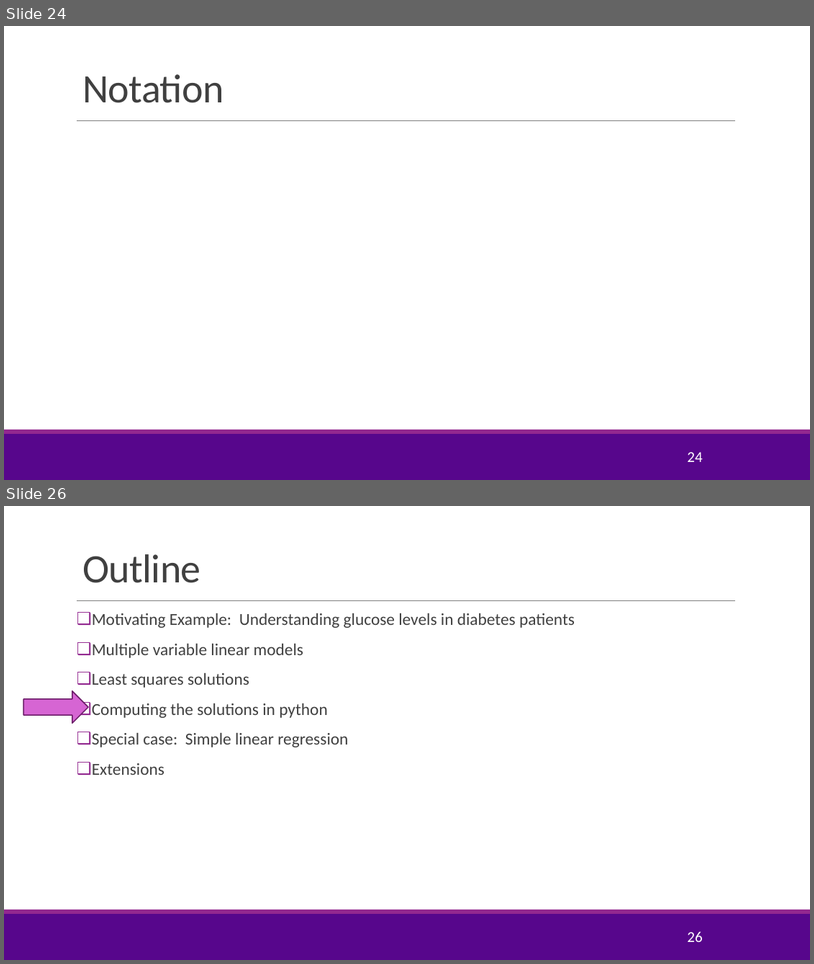
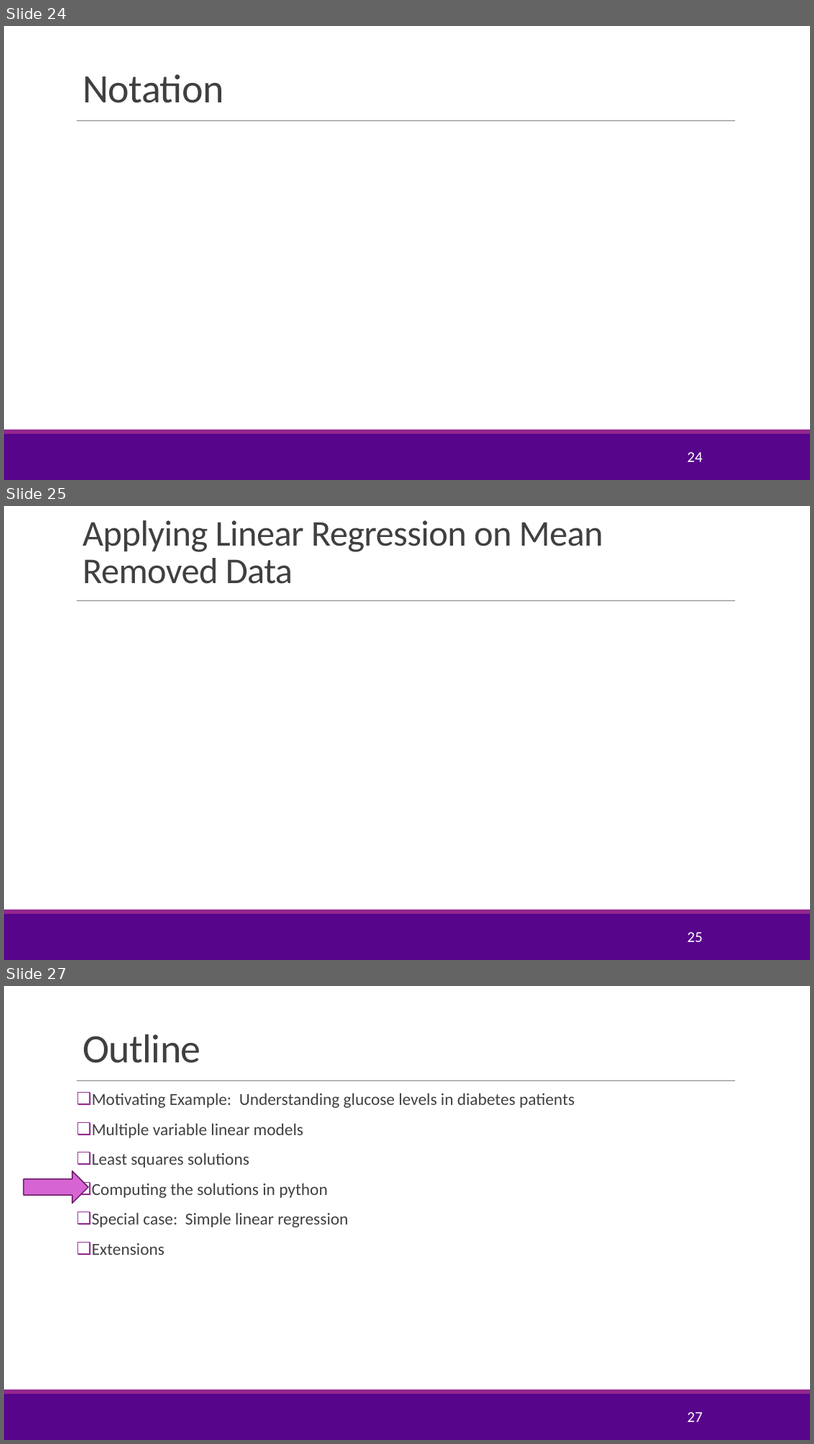
Before and after one commit to joshzzl/introml, a slide deck: lectures/Lect03_MultLinRegression.pptx. Shown one above the other, each under a label of ours: slides 24 and 26 before the commit, slides 24, 25 and 27 after it; the slides between them are not shown. The pictures are 814x964 and 814x1444 pixels, drawn with LibreOffice and Linux fonts; fonts in the diff are those of the drawing; grey boxes stand for pictures; background and template pictures are left out. Boxes give left, top, right and bottom in pixels: in the first picture for what was removed or moved away, otherwise in the second. Text is boxed around its words. In the diff, an @@ line names an element or a change of style, - is before the commit and + after.

Commit message:
Changed the way the solution using covariance matrices is presented. Introduced the mean removal approach. Modified the slides on extension of linear regression slightly. Fixed some notations and typos.

```diff
--- a/lectures/Lect03_MultLinRegression.pptx
+++ b/lectures/Lect03_MultLinRegression.pptx
@@ slide 25 added at (4, 506, 810, 960), background #FFFFFF; not listed: 3 template elements that a slide beside it also shows @@
@@ title added at (82, 520, 604, 584), 43.2 pt, text #404040 @@
+Applying Linear Regression on Mean Removed Data
@@ page number added at (687, 932, 702, 942), 18 pt, text #FFFFFF @@
+25
@@ what was slide 26 is now slide 27 @@
@@ page number at (687, 1412, 702, 1422): text changed @@
-26
+27
```
Also in this commit, not shown: 8 slides changed, 2 other slides added.
